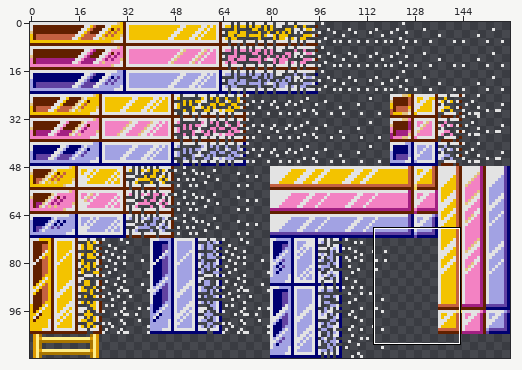
Sprite sheet -- ProjectPANG/ProjectPANG/images/Bricks.png. The first picture is a wide view before the edit; the outline marks the close-up.
Close-up. As it was:
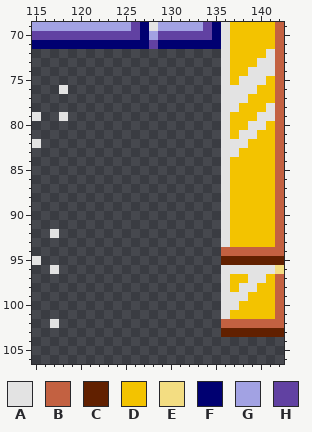
The file is 160x112 pixels. Shown: x 115..142, y 69..106.
Palette (. is transparent): A #e3e3e3  B #c36141  C #612000  D #f3c300  E #f3dd82  F #000071  G #a2a2e3  H #6141a2
Pixels before, first column x 115:
 69 GGGGGGGGGGGHFAGGGGGHFADDDDDB
 70 HHHHHHHHHHHHFGHHHHHHFADDDDDB
 71 FFFFFFFFFFFFFHFFFFFFFADDDDDB
 72 .....................ADDDDAB
 73 .....................ADDDAAB
 74 .....................ADDAAAB
 75 .....................ADAAADB
 76 ...A.................AAAADDB
 77 .....................AAADDDB
 78 .....................AADDDAB
 79 A..A.................ADDDAAB
 80 .....................ADDAADB
 81 .....................ADAADDB
 82 A....................AAADDDB
 83 .....................AADDDDB
 84 .....................ADDDDDB
 85 .....................ADDDDDB
 86 .....................ADDDDDB
 87 .....................ADDDDDB
 88 .....................ADDDDDB
 89 .....................ADDDDDB
 90 .....................ADDDDDB
 91 .....................ADDDDDB
 92 ..A..................ADDDDDB
 93 .....................ADDDDDB
 94 .....................BBBBBBB
 95 A....................CCCCCCC
 96 ..A..................AAAAAAE
 97 .....................ADDAADB
 98 .....................ADAADDB
 99 .....................AAADDDB
100 .....................AADDDDB
101 .....................ADDDDDB
102 ..A..................BBBBBBB
103 .....................CCCCCCC
And afterwards:
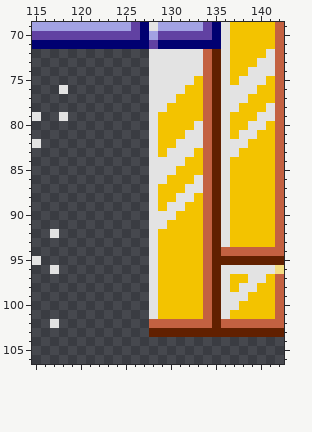
Change:
{"y":72,"x":128,"old":"........","new":"AAAAAABC"}
{"y":73,"x":128,"old":"........","new":"AAAAAABC"}
{"y":74,"x":128,"old":"........","new":"AAAAAABC"}
{"y":75,"x":128,"old":"........","new":"AAAAADBC"}
{"y":76,"x":128,"old":"........","new":"AAAADDBC"}
{"y":77,"x":128,"old":"........","new":"AAADDDBC"}
{"y":78,"x":128,"old":"........","new":"AADDDDBC"}
{"y":79,"x":128,"old":"........","new":"ADDDDDBC"}
{"y":80,"x":128,"old":"........","new":"ADDDDABC"}
{"y":81,"x":128,"old":"........","new":"ADDDAABC"}
{"y":82,"x":128,"old":"........","new":"ADDAAABC"}
{"y":83,"x":128,"old":"........","new":"ADAAADBC"}
{"y":84,"x":128,"old":"........","new":"AAAADDBC"}
{"y":85,"x":128,"old":"........","new":"AAADDDBC"}
{"y":86,"x":128,"old":"........","new":"AADDDABC"}
{"y":87,"x":128,"old":"........","new":"ADDDAABC"}
{"y":88,"x":128,"old":"........","new":"ADDAADBC"}
{"y":89,"x":128,"old":"........","new":"ADAADDBC"}
{"y":90,"x":128,"old":"........","new":"AAADDDBC"}
{"y":91,"x":128,"old":"........","new":"AADDDDBC"}
{"y":92,"x":128,"old":"........","new":"ADDDDDBC"}
{"y":93,"x":128,"old":"........","new":"ADDDDDBC"}
{"y":94,"x":128,"old":"........","new":"ADDDDDBC"}
{"y":95,"x":128,"old":"........","new":"ADDDDDBC"}
{"y":96,"x":128,"old":"........","new":"ADDDDDBC"}
{"y":97,"x":128,"old":"........","new":"ADDDDDBC"}
{"y":98,"x":128,"old":"........","new":"ADDDDDBC"}
{"y":99,"x":128,"old":"........","new":"ADDDDDBC"}
{"y":100,"x":128,"old":"........","new":"ADDDDDBC"}
{"y":101,"x":128,"old":"........","new":"ADDDDDBC"}
{"y":102,"x":128,"old":"........","new":"BBBBBBBC"}
{"y":103,"x":128,"old":"........","new":"CCCCCCCC"}
{"label":"added","picture_box":[149,49,221,337]}
